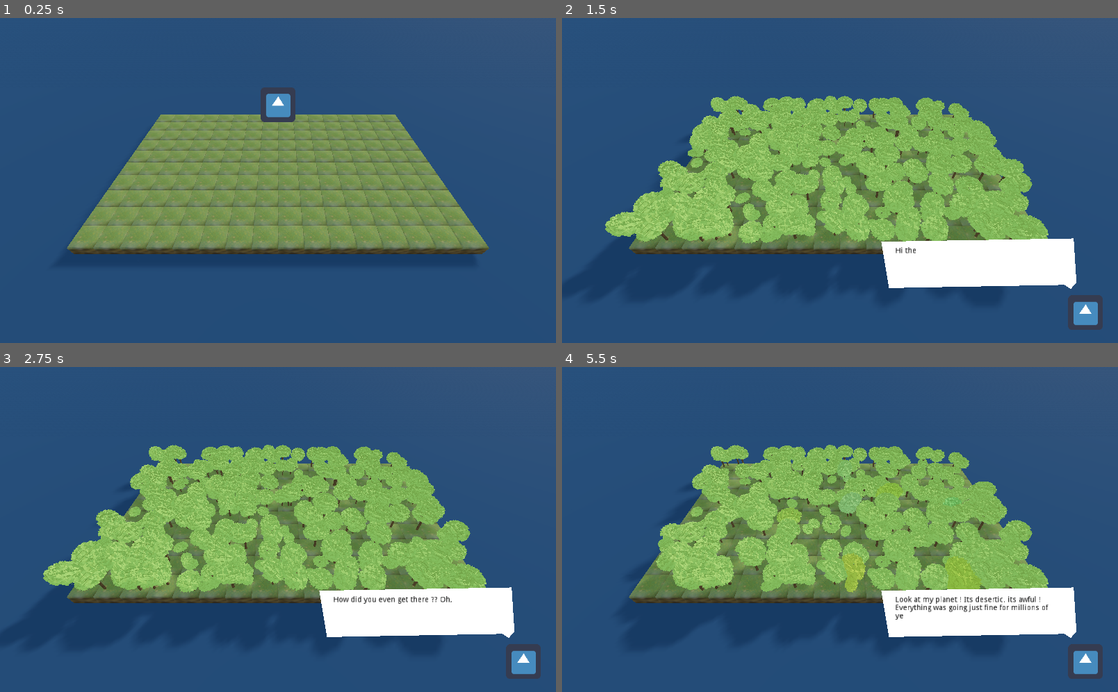
Above: before the commit, frames 1-4 (two rows, left to right).
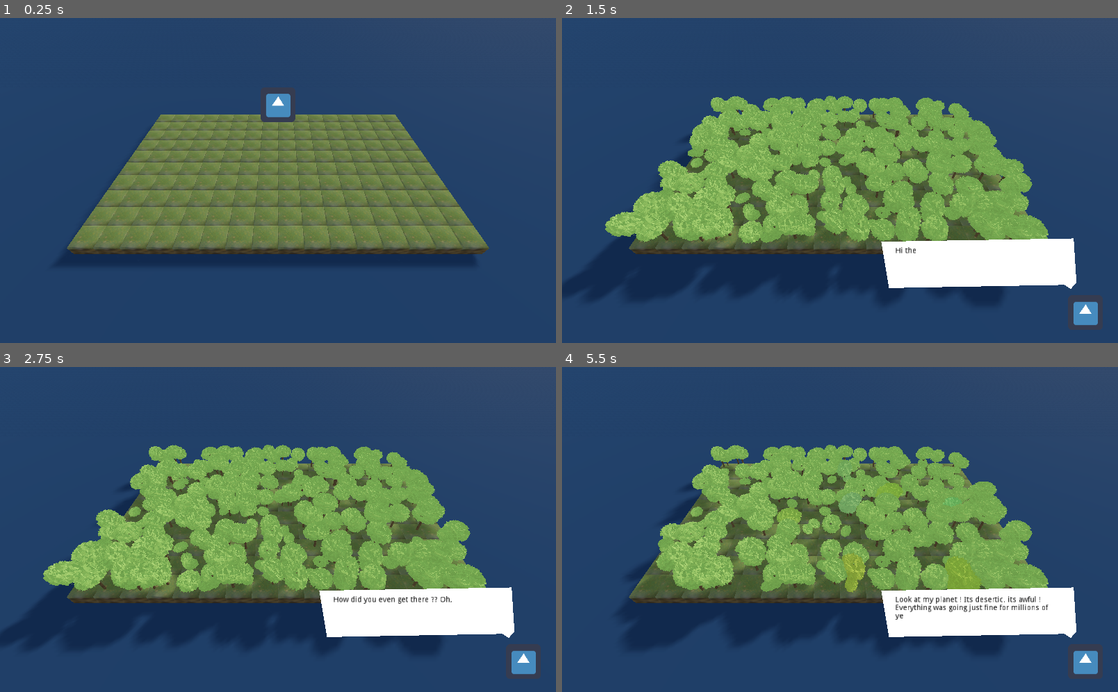
Above: after the commit, the same moments.

Repository: rmonthil-game-jams/scientific-game-jam-2021-team-amber
Game: Godot game, scene res://game/Game.tscn
Two runs of this game, one before a commit and one after it. Both use one fixed random seed, a clock stepped at 60 frames per second and the inputs below. The engine's default icon, where the game draws it, is replaced by a stand-in: a white triangle on a blue panel in a dark square.
Inputs (mouse positions are in pixels of both pictures, inside the frame that each line leads up to):
- Up to frame 1 (0.25 s): no input
- Up to frame 2 (1.5 s): tap Enter at 0.5 s; move the mouse to (962, 164) at 0.52 s; click (962, 164) at 0.67 s; move the mouse to (728, 196) at 1.27 s; click (728, 196) at 1.42 s
- Up to frame 3 (2.75 s): click (417, 614) at 2 s
- Up to frame 4 (5.5 s): click (979, 614) at 2.75 s; click (979, 614) at 3.5 s; move the mouse to (895, 458) at 4.27 s; click (895, 458) at 4.42 s; move the mouse to (812, 594) at 5.02 s; click (812, 594) at 5.17 s

The runs differ from the first frame. In frame 1, 1.5% of the frame differs, in the area x 12-86%, y 30-71%; in frame 2, 9.1%; in frame 3, 9.2%; in frame 4, 9.6%, in the area x 12-88%, y 24-71%.

Commit message:
removed antibug

Diff:
--- a/default_env.tres
+++ b/default_env.tres
@@ -1,6 +1,11 @@
 [gd_resource type="Environment" load_steps=2 format=2]
 
 [sub_resource type="ProceduralSky" id=1]
+sky_top_color = Color( 0.211765, 0.313726, 0.552941, 1 )
+sky_horizon_color = Color( 0.545098, 0.686275, 0.811765, 1 )
+sky_curve = 0.13
+ground_bottom_color = Color( 0.545098, 0.686275, 0.811765, 1 )
+ground_horizon_color = Color( 0.545098, 0.686275, 0.811765, 1 )
 
 [resource]
 background_mode = 2
--- a/game/Game.gd
+++ b/game/Game.gd
@@ -1,7 +1,4 @@
 extends Control
-
-func _ready():
-	$Achievements.set_process(false)
 
 func _on_MainMenu_started():
 	$BiodiversityProgress.show()
Not shown: 1 places in game/Game.tscn that only renumber resources
